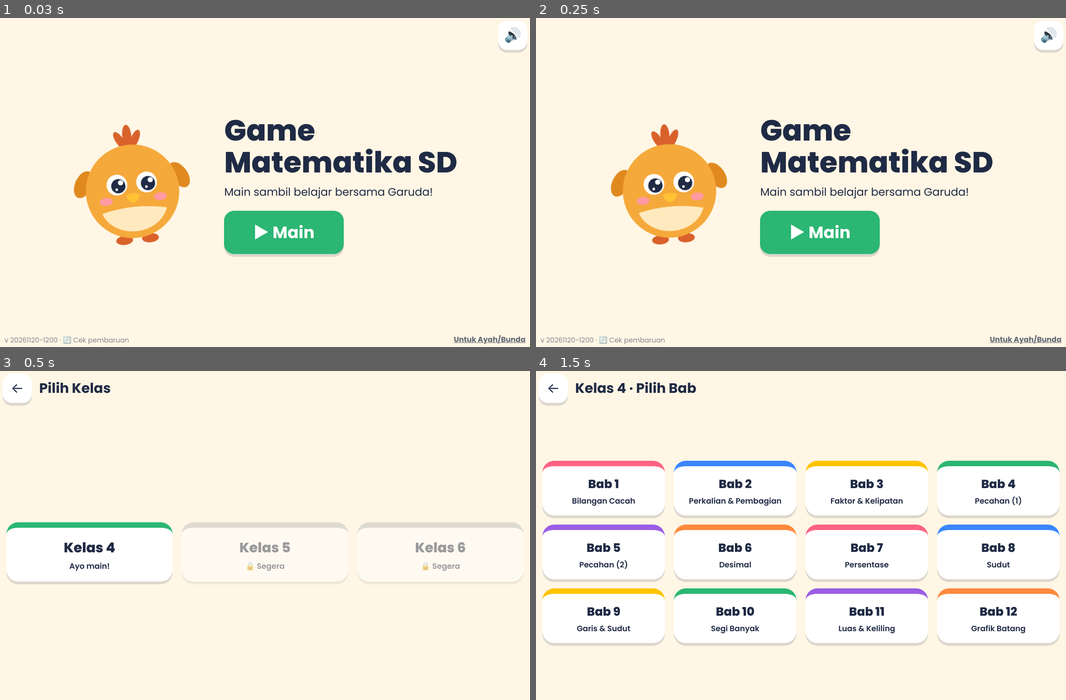
Above: before the commit, frames 1-4 (two rows, left to right).
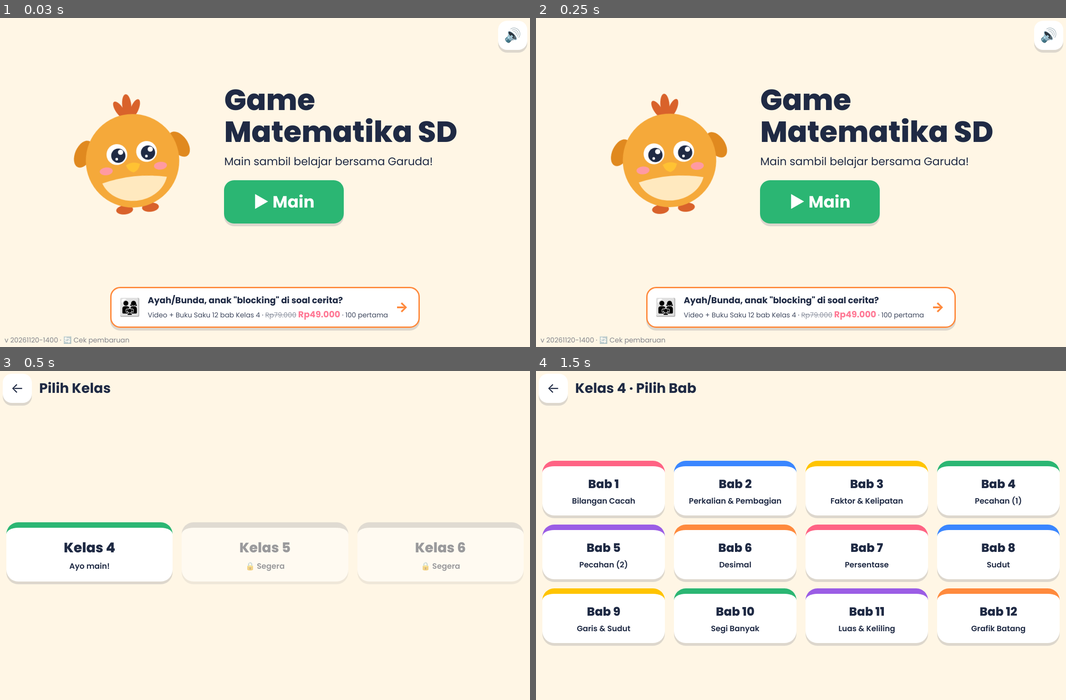
Above: after the commit, the same moments.

Repository: seskiramadhan/game_sd_matematika
Game: browser game, page index.html
Same seed, same stepped clock (60 frames per second), same inputs: the game is played once before the commit and once after it.
Inputs:
- Up to frame 1 (0.03 s): no input
- Up to frame 2 (0.25 s): no input
- Up to frame 3 (0.5 s): click "▶ Main" at 0.27 s
- Up to frame 4 (1.5 s): click "Kelas 4 Ayo main!" at 0.52 s; hold Down 1.03-1.3 s; tap Space at 1.1 s; hold Left from 1.35 s (still down)

The runs differ from the first frame. In frame 1, 22% of the frame differs, in the area x 8-100%, y 21-100%; in frame 2, 22%; in frame 3, nothing differs; in frame 4, nothing differs.

Commit message:
Beranda: kartu ajakan Ayah/Bunda (soal cerita + harga promo); halaman Untuk Ayah/Bunda dengan sampul, harga, tombol Lynk, video gratis Bab 1
Co-Authored-By: Claude Opus 5.5 <noreply@anthropic.com>

Diff:
--- a/css/style.css
+++ b/css/style.css
@@ -270,14 +270,36 @@
 .tombol-perbarui { position: fixed; left: 0; right: 0; margin: 0 auto; width: max-content; bottom: 100px; z-index: 25; font-size: 22px; padding: 12px 26px; background: var(--teks); color: #fff; }
 .tombol-perbarui[hidden] { display: none; }
 /* Untuk Ayah/Bunda */
-.tombol-ortu { position: absolute; right: 18px; bottom: 14px; border: 0; background: none; font: inherit; font-size: 16px; font-weight: 700; color: var(--teks); opacity: .7; padding: 8px 10px; text-decoration: underline; }
-.ortu-isi { flex: 1; overflow-y: auto; max-width: 820px; margin: 0 auto; padding: 8px 8px 24px; font-size: 20px; line-height: 1.5; }
-.ortu-lead { margin-bottom: 12px; }
-.ortu-daftar { margin: 0 0 12px 1.2em; }
-.ortu-daftar li { margin-bottom: 6px; }
-.ortu-gratis { opacity: .75; font-size: 17px; margin-bottom: 20px; }
+/* Kartu ajakan orang tua di beranda (di atas baris versi) */
+.kartu-ortu { align-self: center; display: flex; align-items: center; gap: 16px; max-width: 680px; margin: 0 auto 44px; padding: 12px 22px 12px 16px; border: 3px solid var(--oranye); border-radius: 22px; background: var(--kartu); box-shadow: var(--bayang); text-align: left; font: inherit; color: var(--teks); transition: transform .08s; }
+.kartu-ortu:active { transform: translateY(3px); }
+.kartu-ortu-ikon { font-size: 38px; line-height: 1; flex: none; }
+.kartu-ortu-teks { display: flex; flex-direction: column; gap: 2px; }
+.kartu-ortu-teks b { font-size: 19px; font-weight: 700; }
+.kartu-ortu-teks > span { font-size: 15px; opacity: .85; }
+.kartu-ortu-panah { font-size: 30px; font-weight: 800; color: var(--oranye); flex: none; margin-left: auto; }
+.harga-promo { color: var(--merah); font-weight: 800; }
+s { opacity: .6; }
+/* Halaman Untuk Ayah/Bunda */
+.ortu-isi { flex: 1; overflow-y: auto; max-width: 940px; width: 100%; margin: 0 auto; padding: 8px 8px 24px; display: flex; gap: 28px; align-items: flex-start; font-size: 19px; line-height: 1.45; }
+.ortu-sampul { width: 300px; flex: none; border-radius: 22px; box-shadow: var(--bayang); }
+.ortu-teks { flex: 1; }
+.ortu-lead { margin: 0 0 10px; }
+.ortu-daftar { margin: 0 0 12px 1.2em; padding: 0; }
+.ortu-daftar li { margin-bottom: 4px; }
+.ortu-harga { font-size: 22px; margin: 0 0 12px; }
+.ortu-harga .harga-promo { font-size: 30px; }
+.ortu-promo { display: inline-block; font-size: 15px; font-weight: 700; color: #fff; background: var(--merah); border-radius: 999px; padding: 2px 12px; vertical-align: middle; }
 .ortu-pesan { display: inline-block; text-decoration: none; font-size: 24px; padding: 14px 36px; }
 .ortu-pesan[aria-disabled="true"] { opacity: .5; }
+.ortu-coba { display: block; margin-top: 14px; font-size: 18px; font-weight: 700; color: var(--biru); }
+@media (max-width: 900px), (max-height: 600px) {
+  .ortu-sampul { width: 200px; }
+  .kartu-ortu { margin-bottom: 38px; padding: 8px 16px 8px 12px; }
+  .kartu-ortu-teks b { font-size: 16px; }
+  .kartu-ortu-teks > span { font-size: 13px; }
+  .kartu-ortu-ikon { font-size: 30px; }
+}
 .versi-kecil { position: absolute; left: 18px; bottom: 14px; border: 0; background: none; font: inherit; font-size: 15px; color: var(--teks); opacity: .55; padding: 8px 10px; }
 
 #putar-layar { display: none; }
@@ -828,3 +850,13 @@
   .gb-pk { font-size: 25px; }
   .gb-cek { font-size: 24px; }
 }
+
+/* Layar pendek (HP mendatar): beranda + kartu orang tua muat */
+@media (max-height: 600px) {
+  .kartu-ortu { margin-bottom: 4px; }
+  .versi-kecil { top: 8px; bottom: auto; font-size: 13px; }
+  .beranda-isi h1 { font-size: 42px; }
+  .sub { font-size: 19px; margin: 6px 0 14px; }
+  .beranda-isi .tombol-utama { font-size: 28px; padding: 12px 44px; min-height: 0; }
+  .garuda-besar { width: min(34vh, 320px); }
+}
--- a/index.html
+++ b/index.html
@@ -7,7 +7,7 @@
 <meta name="mobile-web-app-capable" content="yes">
 <meta name="apple-mobile-web-app-title" content="Matematika SD">
 <meta name="theme-color" content="#FFF6E5">
-<meta name="versi" content="20261120-1200">
+<meta name="versi" content="20261120-1400">
 <meta http-equiv="Cache-Control" content="no-cache">
 <title>Game Matematika SD</title>
 <link rel="icon" href="assets/garuda/garuda-senang.svg" type="image/svg+xml">
@@ -15,7 +15,7 @@
 <link rel="preconnect" href="https://fonts.googleapis.com">
 <link rel="preconnect" href="https://fonts.gstatic.com" crossorigin>
 <link href="https://fonts.googleapis.com/css2?family=Poppins:wght@400;600;700;800&display=swap" rel="stylesheet">
-<link rel="stylesheet" href="css/style.css?v=20261120-1200">
+<link rel="stylesheet" href="css/style.css?v=20261120-1400">
 </head>
 <body>
 <div id="putar-layar">Putar iPad ke posisi <b>mendatar</b> ya.</div>
@@ -31,23 +31,34 @@
       <button class="tombol tombol-utama" id="tombol-main">▶ Main</button>
     </div>
   </div>
-  <button class="tombol-ortu" data-ke="ortu">Untuk Ayah/Bunda</button>
+  <button class="kartu-ortu" data-ke="ortu">
+    <span class="kartu-ortu-ikon" aria-hidden="true">👨‍👩‍👧</span>
+    <span class="kartu-ortu-teks">
+      <b>Ayah/Bunda, anak "blocking" di soal cerita?</b>
+      <span>Video + Buku Saku 12 bab Kelas 4 · <s>Rp79.000</s> <b class="harga-promo">Rp49.000</b> · 100 pertama</span>
+    </span>
+    <span class="kartu-ortu-panah" aria-hidden="true">→</span>
+  </button>
   <button class="versi-kecil" id="tombol-cek-versi">v <span id="label-versi"></span> · 🔄 Cek pembaruan</button>
 </section>
 
-<!-- Untuk Ayah/Bunda (info paket berbayar; link pemesanan masih placeholder) -->
+<!-- Untuk Ayah/Bunda (info paket berbayar + link Lynk) -->
 <section class="layar" id="layar-ortu">
   <header class="atas"><button class="tombol-ikon" data-ke="beranda" aria-label="Kembali">←</button><h2>Untuk Ayah/Bunda</h2></header>
   <div class="ortu-isi">
-    <p class="ortu-lead">Game ini <b>gratis</b> untuk melatih "berapa jawabannya". Untuk mengajarkan <b>cara berpikirnya</b>, terutama soal cerita, tersedia paket belajar <b>Kelas 4 (1 tahun, 12 bab)</b>:</p>
-    <ul class="ortu-daftar">
-      <li><b>Video konsep</b> lengkap tiap bab (animasi + narasi)</li>
-      <li><b>Video Jago Soal Cerita</b>: 4 langkah baca, tandai, gambar, hitung &amp; cek</li>
-      <li><b>Buku Saku PDF</b> untuk anak: ringkasan, contoh bergambar, latihan + kunci</li>
-      <li><b>Panduan Ayah/Bunda PDF</b>: cara mendampingi, jebakan umum, kegiatan 5 hari</li>
-    </ul>
-    <p class="ortu-gratis">Contoh gratis: video Bab 1 dan cuplikan tiap bab lewat tombol 🎬 di peta bab.</p>
-    <a class="tombol tombol-utama ortu-pesan" id="tombol-pesan" href="#" aria-disabled="true">Pesan paket (segera hadir)</a>
+    <img class="ortu-sampul" src="assets/paket/sampul-k4.jpg" alt="Sampul paket Jago Soal Cerita Kelas 4">
+    <div class="ortu-teks">
+      <p class="ortu-lead">Game ini <b>gratis</b> untuk melatih "berapa jawabannya". Anak masih <b>"blocking" di soal cerita</b>? Paket <b>Jago Soal Cerita Kelas 4</b> (1 tahun, 12 bab) mengajarkan <b>cara berpikirnya</b>:</p>
+      <ul class="ortu-daftar">
+        <li><b>Video konsep</b> lengkap tiap bab (animasi + narasi)</li>
+        <li><b>Video Jago Soal Cerita</b>: 4 langkah baca, tandai, gambar, hitung &amp; cek</li>
+        <li><b>Buku Saku PDF</b> untuk anak: ringkasan, contoh bergambar, latihan + kunci</li>
+        <li><b>Panduan Ayah/Bunda PDF</b>: cara mendampingi, jebakan umum, kegiatan 5 hari</li>
+      </ul>
+      <p class="ortu-harga"><s>Rp79.000</s> <b class="harga-promo">Rp49.000</b> <span class="ortu-promo">promo 100 pembeli pertama</span></p>
+      <a class="tombol tombol-utama ortu-pesan" id="tombol-pesan" href="#" aria-disabled="true">Pesan paket (segera hadir)</a>
+      <a class="ortu-coba" href="https://youtu.be/rIiEmOYlpTg" target="_blank" rel="noopener">Coba dulu gratis: video Bab 1 ▶</a>
+    </div>
   </div>
 </section>
 
@@ -122,82 +133,82 @@
 <div class="toast" id="toast" hidden></div>
 <button class="tombol tombol-perbarui" id="tombol-perbarui" hidden>🔄 Ada versi baru · Perbarui</button>
 
-<script src="js/simpan.js?v=20261120-1200"></script>
-<script src="js/suara.js?v=20261120-1200"></script>
-<script src="js/engine.js?v=20261120-1200"></script>
-<script src="js/kelas-4/bab-1/bilangan.js?v=20261120-1200"></script>
-<script src="js/kelas-4/bab-1/susun-angka.js?v=20261120-1200"></script>
-<script src="js/kelas-4/bab-1/mana-lebih-besar.js?v=20261120-1200"></script>
-<script src="js/kelas-4/bab-1/bulatkan.js?v=20261120-1200"></script>
-<script src="js/kelas-4/bab-1/bab.js?v=20261120-1200"></script>
-<script src="js/kelas-4/bab-2/hitung.js?v=20261120-1200"></script>
-<script src="js/kelas-4/bab-2/tabel-kilat.js?v=20261120-1200"></script>
-<script src="js/kelas-4/bab-2/kali-kotak.js?v=20261120-1200"></script>
-<script src="js/kelas-4/bab-2/bagi-bersusun.js?v=20261120-1200"></script>
-<script src="js/kelas-4/bab-2/bab.js?v=20261120-1200"></script>
-<script src="js/kelas-4/bab-3/bagi-rata.js?v=20261120-1200"></script>
-<script src="js/kelas-4/bab-3/katak-loncat.js?v=20261120-1200"></script>
-<script src="js/kelas-4/bab-3/prima.js?v=20261120-1200"></script>
-<script src="js/soal-cerita.js?v=20261120-1200"></script>
-<script src="js/kelas-4/bab-1/soal-cerita-data.js?v=20261120-1200"></script>
-<script src="js/kelas-4/bab-2/soal-cerita-data.js?v=20261120-1200"></script>
-<script src="js/kelas-4/bab-3/soal-cerita-data.js?v=20261120-1200"></script>
-<script src="js/kelas-4/bab-3/bab.js?v=20261120-1200"></script>
-<script src="js/kelas-4/bab-4/pecahan.js?v=20261120-1200"></script>
-<script src="js/kelas-4/bab-4/potong-pizza.js?v=20261120-1200"></script>
-<script src="js/kelas-4/bab-4/cokelat-kembar.js?v=20261120-1200"></script>
-<script src="js/kelas-4/bab-4/bandingkan.js?v=20261120-1200"></script>
-<script src="js/kelas-4/bab-4/soal-cerita-data.js?v=20261120-1200"></script>
-<script src="js/kelas-4/bab-4/bab.js?v=20261120-1200"></script>
-<script src="js/kelas-4/bab-5/campuran.js?v=20261120-1200"></script>
-<script src="js/kelas-4/bab-5/roti-utuh.js?v=20261120-1200"></script>
-<script src="js/kelas-4/bab-5/tukar-bentuk.js?v=20261120-1200"></script>
-<script src="js/kelas-4/bab-5/bagi-kelompok.js?v=20261120-1200"></script>
-<script src="js/kelas-4/bab-5/soal-cerita-data.js?v=20261120-1200"></script>
-<script src="js/kelas-4/bab-5/bab.js?v=20261120-1200"></script>
-<script src="js/kelas-4/bab-6/desimal.js?v=20261120-1200"></script>
-<script src="js/kelas-4/bab-6/kotak-seratus.js?v=20261120-1200"></script>
-<script src="js/kelas-4/bab-6/garis-desimal.js?v=20261120-1200"></script>
-<script src="js/kelas-4/bab-6/mana-lebih-besar.js?v=20261120-1200"></script>
-<script src="js/kelas-4/bab-6/soal-cerita-data.js?v=20261120-1200"></script>
-<script src="js/kelas-4/bab-6/bab.js?v=20261120-1200"></script>
-<script src="js/kelas-4/bab-7/persen.js?v=20261120-1200"></script>
-<script src="js/kelas-4/bab-7/kotak-persen.js?v=20261120-1200"></script>
-<script src="js/kelas-4/bab-7/tukar-persen.js?v=20261120-1200"></script>
-<script src="js/kelas-4/bab-7/persen-dari.js?v=20261120-1200"></script>
-<script src="js/kelas-4/bab-7/soal-cerita-data.js?v=20261120-1200"></script>
-<script src="js/kelas-4/bab-7/bab.js?v=20261120-1200"></script>
-<script src="js/kelas-4/bab-8/soal-cerita-data.js?v=20261120-1200"></script>
-<script src="js/kelas-4/bab-8/sudut.js?v=20261120-1200"></script>
-<script src="js/kelas-4/bab-8/jenis-sudut.js?v=20261120-1200"></script>
-<script src="js/kelas-4/bab-8/baca-busur.js?v=20261120-1200"></script>
-<script src="js/kelas-4/bab-8/putar-arah.js?v=20261120-1200"></script>
-<script src="js/kelas-4/bab-8/bab.js?v=20261120-1200"></script>
-<script src="js/kelas-4/bab-9/soal-cerita-data.js?v=20261120-1200"></script>
-<script src="js/kelas-4/bab-9/garis.js?v=20261120-1200"></script>
-<script src="js/kelas-4/bab-9/jenis-garis.js?v=20261120-1200"></script>
-<script src="js/kelas-4/bab-9/tarik-garis.js?v=20261120-1200"></script>
-<script src="js/kelas-4/bab-9/sudut-silang.js?v=20261120-1200"></script>
-<script src="js/kelas-4/bab-9/bab.js?v=20261120-1200"></script>
-<script src="js/kelas-4/bab-10/bangun.js?v=20261120-1200"></script>
-<script src="js/kelas-4/bab-10/hitung-sisi.js?v=20261120-1200"></script>
-<script src="js/kelas-4/bab-10/cek-sifat.js?v=20261120-1200"></script>
-<script src="js/kelas-4/bab-10/susun-bangun.js?v=20261120-1200"></script>
-<script src="js/kelas-4/bab-10/soal-cerita-data.js?v=20261120-1200"></script>
-<script src="js/kelas-4/bab-10/bab.js?v=20261120-1200"></script>
-<script src="js/kelas-4/bab-11/luas.js?v=20261120-1200"></script>
-<script src="js/kelas-4/bab-11/jalan-keliling.js?v=20261120-1200"></script>
-<script src="js/kelas-4/bab-11/hitung-petak.js?v=20261120-1200"></script>
-<script src="js/kelas-4/bab-11/potong-bangun.js?v=20261120-1200"></script>
-<script src="js/kelas-4/bab-11/soal-cerita-data.js?v=20261120-1200"></script>
-<script src="js/kelas-4/bab-11/bab.js?v=20261120-1200"></script>
-<script src="js/kelas-4/bab-12/grafik.js?v=20261120-1200"></script>
-<script src="js/kelas-4/bab-12/catat-turus.js?v=20261120-1200"></script>
-<script src="js/kelas-4/bab-12/baca-batang.js?v=20261120-1200"></script>
-<script src="js/kelas-4/bab-12/bangun-batang.js?v=20261120-1200"></script>
-<script src="js/kelas-4/bab-12/soal-cerita-data.js?v=20261120-1200"></script>
-<script src="js/kelas-4/bab-12/bab.js?v=20261120-1200"></script>
-<script src="js/app.js?v=20261120-1200"></script>
-<script src="js/versi.js?v=20261120-1200"></script>
+<script src="js/simpan.js?v=20261120-1400"></script>
+<script src="js/suara.js?v=20261120-1400"></script>
+<script src="js/engine.js?v=20261120-1400"></script>
+<script src="js/kelas-4/bab-1/bilangan.js?v=20261120-1400"></script>
+<script src="js/kelas-4/bab-1/susun-angka.js?v=20261120-1400"></script>
+<script src="js/kelas-4/bab-1/mana-lebih-besar.js?v=20261120-1400"></script>
+<script src="js/kelas-4/bab-1/bulatkan.js?v=20261120-1400"></script>
+<script src="js/kelas-4/bab-1/bab.js?v=20261120-1400"></script>
+<script src="js/kelas-4/bab-2/hitung.js?v=20261120-1400"></script>
+<script src="js/kelas-4/bab-2/tabel-kilat.js?v=20261120-1400"></script>
+<script src="js/kelas-4/bab-2/kali-kotak.js?v=20261120-1400"></script>
+<script src="js/kelas-4/bab-2/bagi-bersusun.js?v=20261120-1400"></script>
+<script src="js/kelas-4/bab-2/bab.js?v=20261120-1400"></script>
+<script src="js/kelas-4/bab-3/bagi-rata.js?v=20261120-1400"></script>
+<script src="js/kelas-4/bab-3/katak-loncat.js?v=20261120-1400"></script>
+<script src="js/kelas-4/bab-3/prima.js?v=20261120-1400"></script>
+<script src="js/soal-cerita.js?v=20261120-1400"></script>
+<script src="js/kelas-4/bab-1/soal-cerita-data.js?v=20261120-1400"></script>
+<script src="js/kelas-4/bab-2/soal-cerita-data.js?v=20261120-1400"></script>
+<script src="js/kelas-4/bab-3/soal-cerita-data.js?v=20261120-1400"></script>
+<script src="js/kelas-4/bab-3/bab.js?v=20261120-1400"></script>
+<script src="js/kelas-4/bab-4/pecahan.js?v=20261120-1400"></script>
+<script src="js/kelas-4/bab-4/potong-pizza.js?v=20261120-1400"></script>
+<script src="js/kelas-4/bab-4/cokelat-kembar.js?v=20261120-1400"></script>
+<script src="js/kelas-4/bab-4/bandingkan.js?v=20261120-1400"></script>
+<script src="js/kelas-4/bab-4/soal-cerita-data.js?v=20261120-1400"></script>
+<script src="js/kelas-4/bab-4/bab.js?v=20261120-1400"></script>
+<script src="js/kelas-4/bab-5/campuran.js?v=20261120-1400"></script>
+<script src="js/kelas-4/bab-5/roti-utuh.js?v=20261120-1400"></script>
+<script src="js/kelas-4/bab-5/tukar-bentuk.js?v=20261120-1400"></script>
+<script src="js/kelas-4/bab-5/bagi-kelompok.js?v=20261120-1400"></script>
+<script src="js/kelas-4/bab-5/soal-cerita-data.js?v=20261120-1400"></script>
+<script src="js/kelas-4/bab-5/bab.js?v=20261120-1400"></script>
+<script src="js/kelas-4/bab-6/desimal.js?v=20261120-1400"></script>
+<script src="js/kelas-4/bab-6/kotak-seratus.js?v=20261120-1400"></script>
+<script src="js/kelas-4/bab-6/garis-desimal.js?v=20261120-1400"></script>
+<script src="js/kelas-4/bab-6/mana-lebih-besar.js?v=20261120-1400"></script>
+<script src="js/kelas-4/bab-6/soal-cerita-data.js?v=20261120-1400"></script>
+<script src="js/kelas-4/bab-6/bab.js?v=20261120-1400"></script>
+<script src="js/kelas-4/bab-7/persen.js?v=20261120-1400"></script>
+<script src="js/kelas-4/bab-7/kotak-persen.js?v=20261120-1400"></script>
+<script src="js/kelas-4/bab-7/tukar-persen.js?v=20261120-1400"></script>
+<script src="js/kelas-4/bab-7/persen-dari.js?v=20261120-1400"></script>
+<script src="js/kelas-4/bab-7/soal-cerita-data.js?v=20261120-1400"></script>
+<script src="js/kelas-4/bab-7/bab.js?v=20261120-1400"></script>
+<script src="js/kelas-4/bab-8/soal-cerita-data.js?v=20261120-1400"></script>
+<script src="js/kelas-4/bab-8/sudut.js?v=20261120-1400"></script>
+<script src="js/kelas-4/bab-8/jenis-sudut.js?v=20261120-1400"></script>
+<script src="js/kelas-4/bab-8/baca-busur.js?v=20261120-1400"></script>
+<script src="js/kelas-4/bab-8/putar-arah.js?v=20261120-1400"></script>
+<script src="js/kelas-4/bab-8/bab.js?v=20261120-1400"></script>
+<script src="js/kelas-4/bab-9/soal-cerita-data.js?v=20261120-1400"></script>
+<script src="js/kelas-4/bab-9/garis.js?v=20261120-1400"></script>
+<script src="js/kelas-4/bab-9/jenis-garis.js?v=20261120-1400"></script>
+<script src="js/kelas-4/bab-9/tarik-garis.js?v=20261120-1400"></script>
+<script src="js/kelas-4/bab-9/sudut-silang.js?v=20261120-1400"></script>
+<script src="js/kelas-4/bab-9/bab.js?v=20261120-1400"></script>
+<script src="js/kelas-4/bab-10/bangun.js?v=20261120-1400"></script>
+<script src="js/kelas-4/bab-10/hitung-sisi.js?v=20261120-1400"></script>
+<script src="js/kelas-4/bab-10/cek-sifat.js?v=20261120-1400"></script>
+<script src="js/kelas-4/bab-10/susun-bangun.js?v=20261120-1400"></script>
+<script src="js/kelas-4/bab-10/soal-cerita-data.js?v=20261120-1400"></script>
+<script src="js/kelas-4/bab-10/bab.js?v=20261120-1400"></script>
+<script src="js/kelas-4/bab-11/luas.js?v=20261120-1400"></script>
+<script src="js/kelas-4/bab-11/jalan-keliling.js?v=20261120-1400"></script>
+<script src="js/kelas-4/bab-11/hitung-petak.js?v=20261120-1400"></script>
+<script src="js/kelas-4/bab-11/potong-bangun.js?v=20261120-1400"></script>
+<script src="js/kelas-4/bab-11/soal-cerita-data.js?v=20261120-1400"></script>
+<script src="js/kelas-4/bab-11/bab.js?v=20261120-1400"></script>
+<script src="js/kelas-4/bab-12/grafik.js?v=20261120-1400"></script>
+<script src="js/kelas-4/bab-12/catat-turus.js?v=20261120-1400"></script>
+<script src="js/kelas-4/bab-12/baca-batang.js?v=20261120-1400"></script>
+<script src="js/kelas-4/bab-12/bangun-batang.js?v=20261120-1400"></script>
+<script src="js/kelas-4/bab-12/soal-cerita-data.js?v=20261120-1400"></script>
+<script src="js/kelas-4/bab-12/bab.js?v=20261120-1400"></script>
+<script src="js/app.js?v=20261120-1400"></script>
+<script src="js/versi.js?v=20261120-1400"></script>
 </body>
 </html>
--- a/js/app.js
+++ b/js/app.js
@@ -39,7 +39,7 @@
     const b = $('tombol-pesan');
     if (LINK_PESAN) {
       b.href = LINK_PESAN; b.target = '_blank'; b.rel = 'noopener';
-      b.removeAttribute('aria-disabled'); b.textContent = 'Lihat & pesan paket';
+      b.removeAttribute('aria-disabled'); b.textContent = 'Lihat paket · Rp49.000 →';
     } else {
       b.onclick = (e) => { e.preventDefault(); Suara.efek('boing'); toast('Link pemesanan segera hadir.'); };
     }
--- a/versi.json
+++ b/versi.json
@@ -1 +1 @@
-{"versi":"20261120-1200"}
+{"versi":"20261120-1400"}
Binary file added: assets/paket/sampul-k4.jpg
